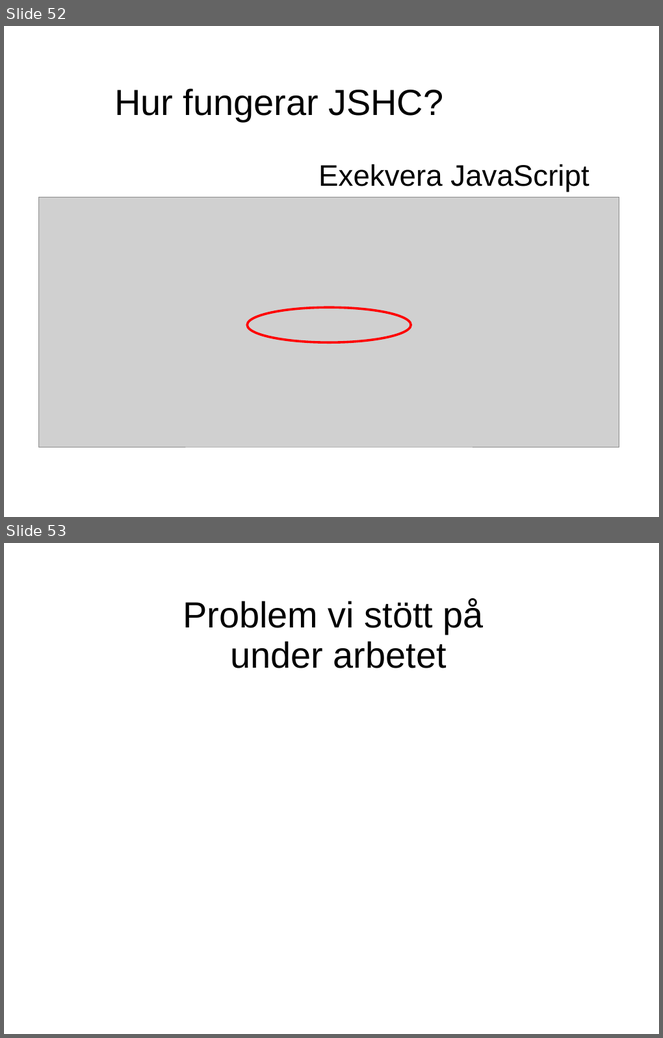
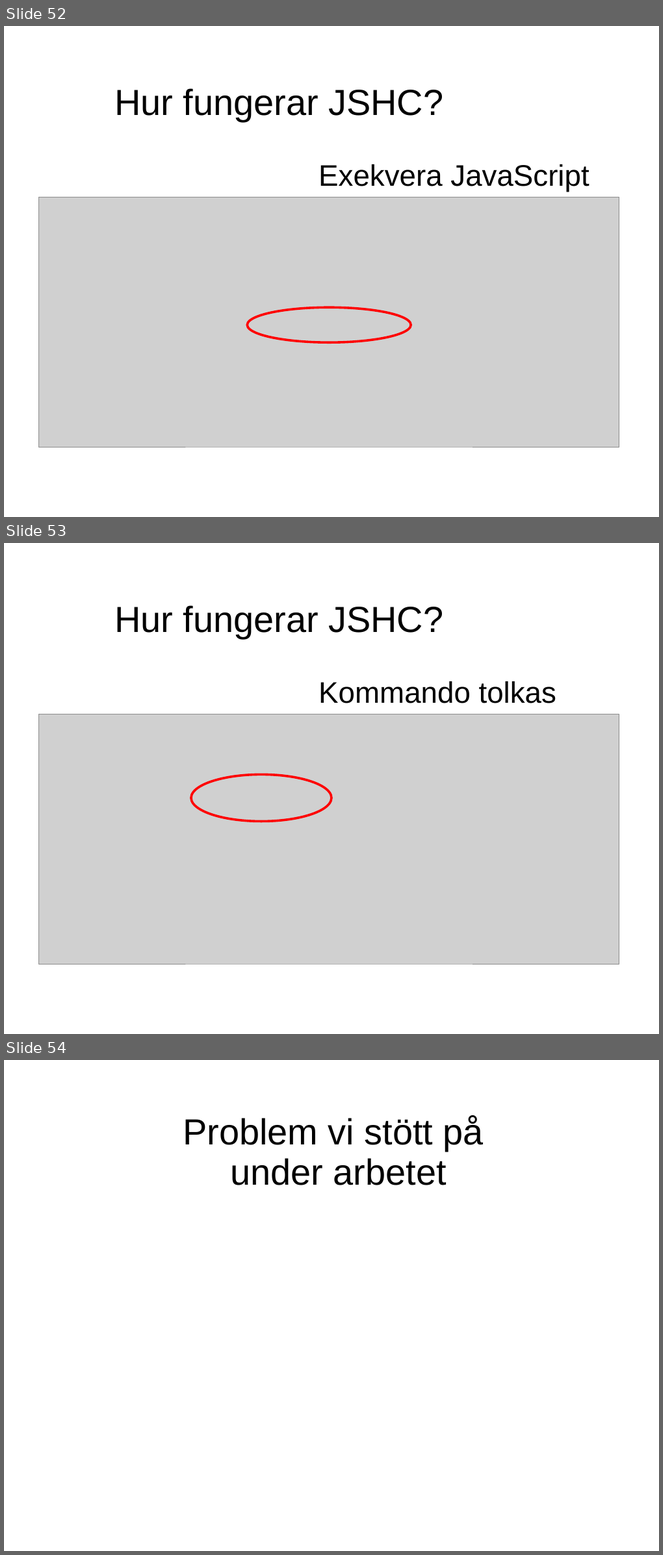
Before and after one commit to evilcandybag/JSHC, a slide deck: report/presentation.ppt. Shown one above the other, each under a label of ours: slides 52 and 53 before the commit, slides 52, 53 and 54 after it. The pictures are 663x1038 and 663x1555 pixels, drawn with LibreOffice and Linux fonts; fonts in the diff are those of the drawing; grey boxes stand for pictures. Boxes give left, top, right and bottom in pixels: in the first picture for what was removed or moved away, otherwise in the second. Text is boxed around its words. In the diff, an @@ line names an element or a change of style, - is before the commit and + after.

Commit message:
pres

```diff
--- a/report/presentation.ppt
+++ b/report/presentation.ppt
@@ slide 53 added at [4, 543, 659, 1034], background #FFFFFF @@
@@ text added at [114, 605, 443, 638], 44 pt, text #000000 @@
+Hur fungerar JSHC?
@@ text added at [319, 681, 556, 704], 36 pt, text #000000 @@
+Kommando tolkas
@@ picture added at [39, 714, 620, 965] @@
@@ ellipse added at [191, 775, 332, 822], outline #FF0000 2.83 pt @@
@@ what was slide 53 is now slide 54 @@
```
